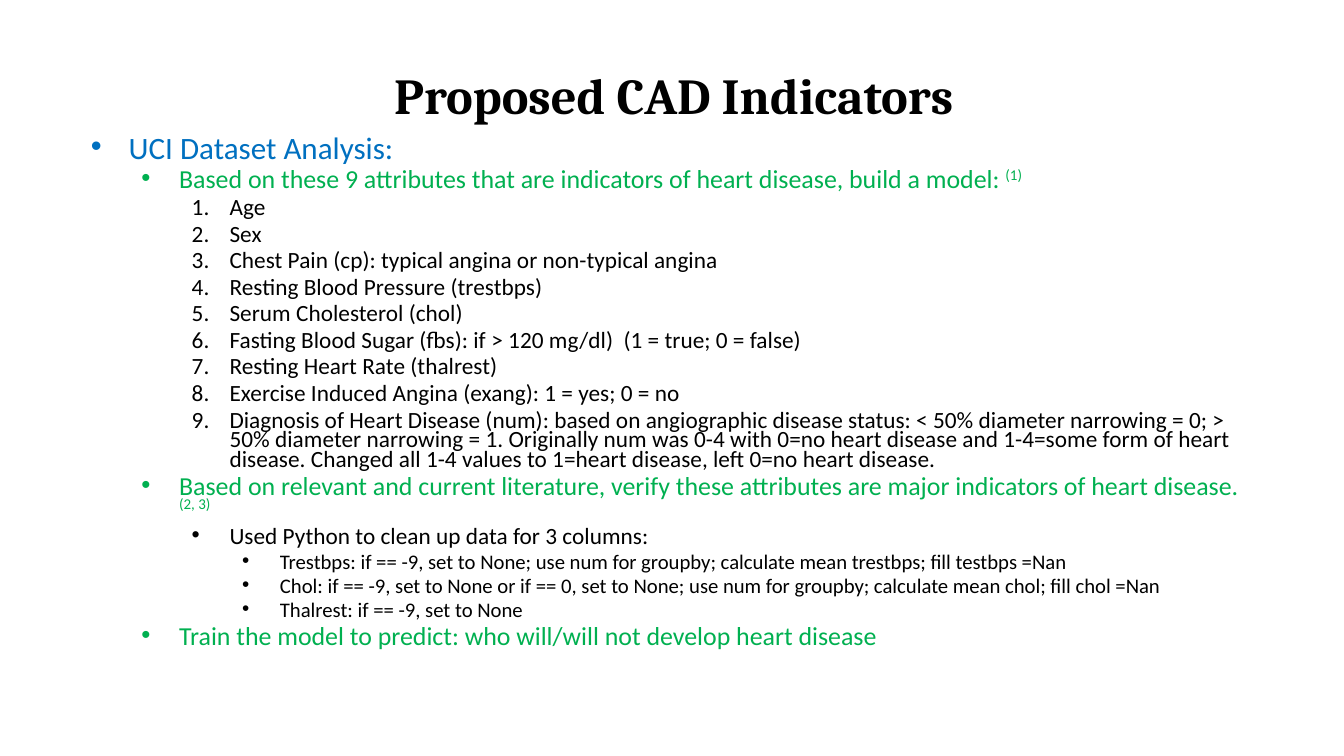
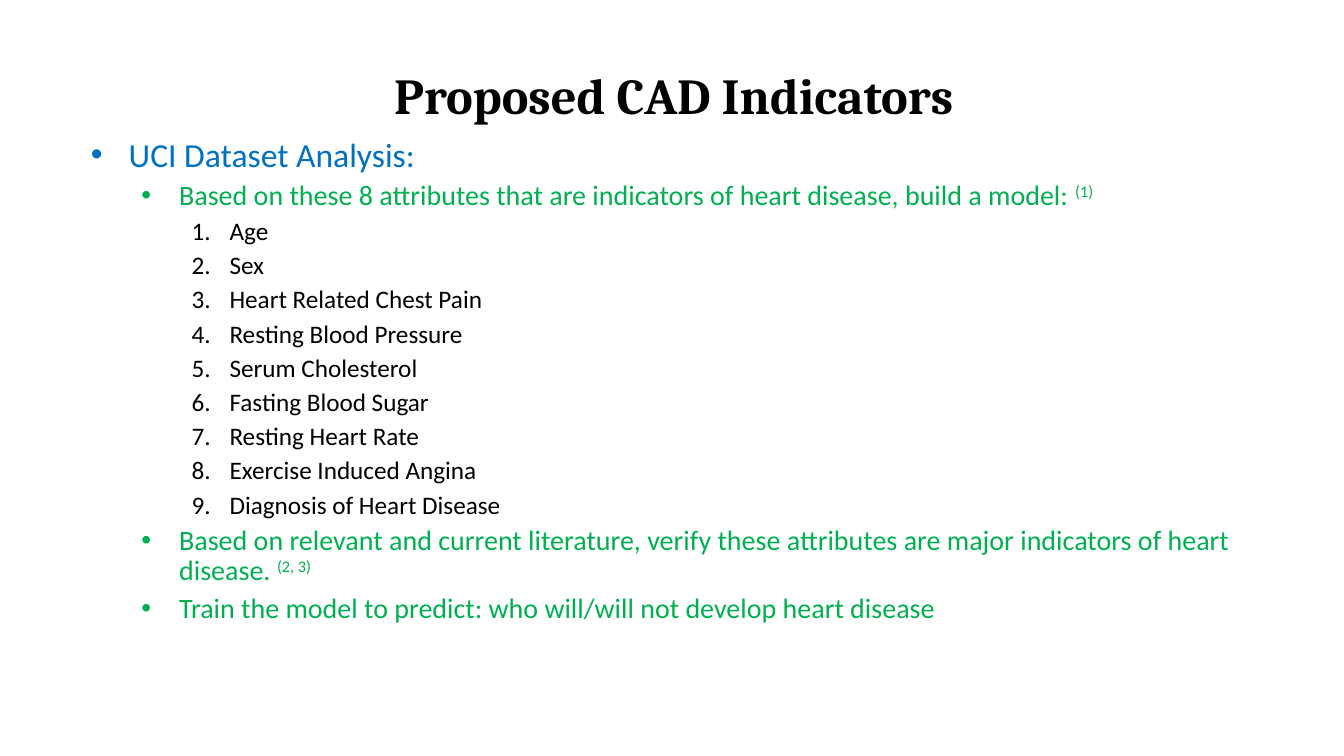
Before and after one commit to Ophelia82/Heart-Disease-Predictive-Model, a slide deck: slide 4 of Heart Disease Presentation.pptx. Drawn at 1344x756 pixels with LibreOffice and Linux fonts; fonts in the diff are those of the drawing. Boxes give left, top, right and bottom in pixels: in the first picture for what was removed or moved away, otherwise in the second. Text is boxed around its words. In the diff, an @@ line names an element or a change of style, - is before the commit and + after.

```diff
--- a/Heart Disease Presentation.pptx
+++ b/Heart Disease Presentation.pptx
@@ subtitle at bbox=[129, 143, 1229, 623]: size 22.2 to 24 pt in "UCI Dataset Analysis:"; size 16.6 to 18 pt in "Age", "Sex"; size 18.5 to 20 pt in "Based on relevant and current literature, verify ...", "Train the model to predict: who will/will ..."; line spacing 0.7 to 0.9 @@
@@ subtitle at bbox=[179, 185, 1093, 209]: text changed; size 18.5 to 20 pt @@
-  • Based on these 9 attributes that are indicators of heart disease, build a model: (1)
+  • Based on these 8 attributes that are indicators of heart disease, build a model: (1)
@@ subtitle at bbox=[230, 290, 500, 519]: text changed; size 16.6 to 18 pt @@
-    3. Chest Pain (cp): typical angina or non-typical angina
-    4. Resting Blood Pressure (trestbps)
-    5. Serum Cholesterol (chol)
-    6. Fasting Blood Sugar (fbs): if > 120 mg/dl) (1 = true; 0 = false)
-    7. Resting Heart Rate (thalrest)
-    8. Exercise Induced Angina (exang): 1 = yes; 0 = no
-    9. Diagnosis of Heart Disease (num): based on angiographic disease status: < 50% diameter narrowing = 0; > 50% diameter narrowing = 1. Originally num was 0-4 with 0=no heart disease and 1-4=some form of heart disease. Changed all 1-4 values to 1=heart disease, left 0=no heart disease.
+    3. Heart Related Chest Pain
+    4. Resting Blood Pressure
+    5. Serum Cholesterol
+    6. Fasting Blood Sugar
+    7. Resting Heart Rate
+    8. Exercise Induced Angina
+    9. Diagnosis of Heart Disease
@@ subtitle at bbox=[230, 528, 1159, 620]: paragraphs removed @@
-    • Used Python to clean up data for 3 columns:
-      • Trestbps: if == -9, set to None; use num for groupby; calculate mean trestbps; fill testbps =Nan
-      • Chol: if == -9, set to None or if == 0, set to None; use num for groupby; calculate mean chol; fill chol =Nan
-      • Thalrest: if == -9, set to None
```
Also in this commit, not shown: 12 other slides changed, 4 slides added, 5 slides removed.
